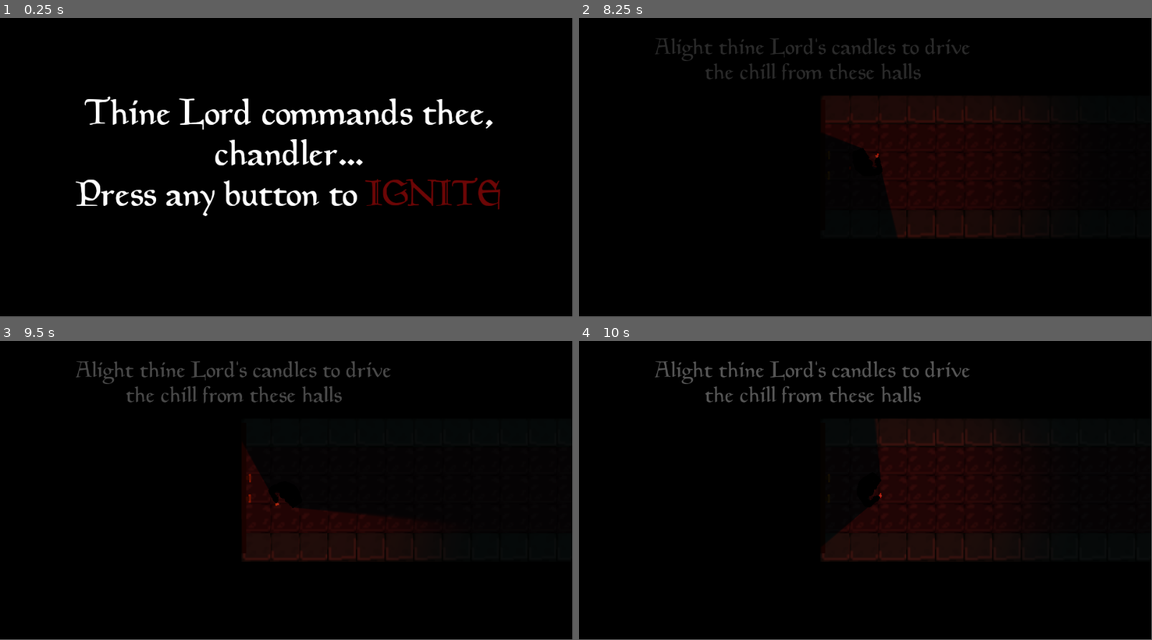
Above: before the commit, frames 1-4 (two rows, left to right).
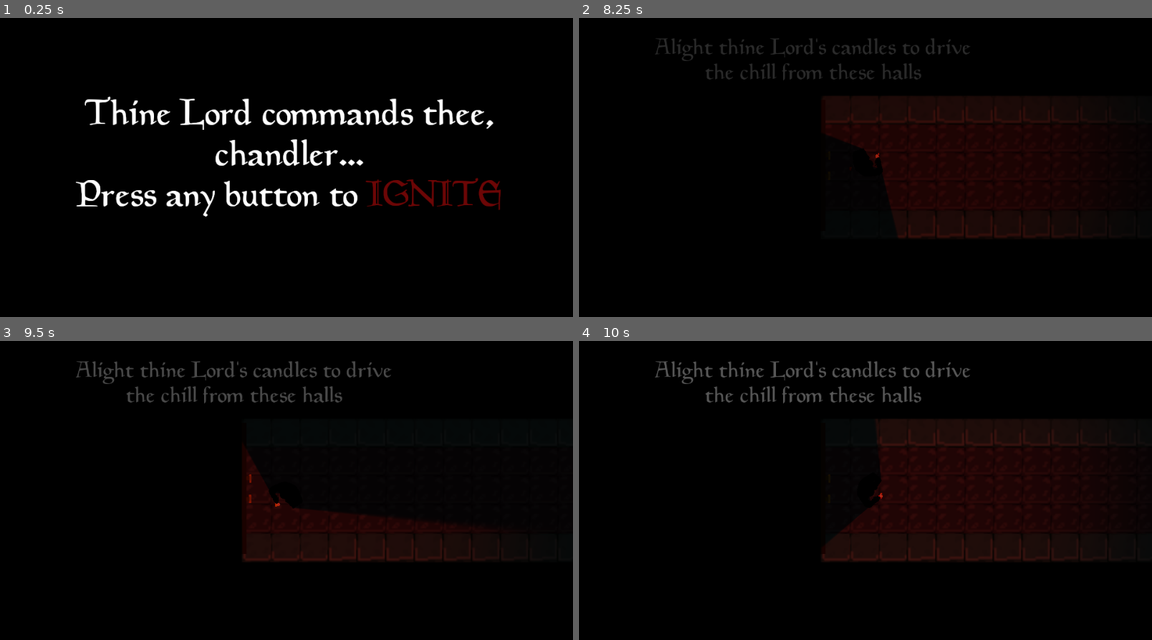
Above: after the commit, the same moments.

Repository: sammo4gun/TastyGameJam2
Game: Godot game, scene res://starting_menu.tscn
The game is run twice, just before and just after one commit, with the same random seed, the same clock (stepped at 60 frames per second) and the same inputs. Sound files missing from this copy of the repository are replaced by a short silence.
Inputs (mouse positions are in pixels of both pictures, inside the frame that each line leads up to):
- Up to frame 1 (0.25 s): no input
- Up to frame 2 (8.25 s): tap Enter at 0.5, 3.5, 5 s; move the mouse to (991, 152) at 0.52 s; move the mouse to (750, 182) at 1.27 s; move the mouse to (922, 101) at 2.02 s; tap Space at 2.75, 4.25, 5.75 s; move the mouse to (836, 227) at 2.77 s; move the mouse to (1037, 212) at 3.52 s; move the mouse to (693, 122) at 4.27 s; move the mouse to (894, 167) at 5.02 s; move the mouse to (779, 92) at 5.77 s; move the mouse to (991, 152) at 6.52 s; move the mouse to (750, 182) at 7.27 s; move the mouse to (922, 101) at 8.02 s
- Up to frame 3 (9.5 s): move the mouse to (257, 550) at 8.77 s
- Up to frame 4 (10 s): move the mouse to (1037, 535) at 9.52 s
The window is 799x416 before the commit and 800x417 after it. Grey fills any space a smaller window leaves; there, only what the larger window draws over its background counts as a difference.

The runs differ from the first frame. In frame 1, 2.7% of the frame differs, in the area x 13-88%, y 26-67%; in frame 2, less than 0.1%; in frame 3, 0.4%; in frame 4, 1.0%.

Commit message:
final push,with executable

Diff:
--- a/tastygamejam/game.tscn
+++ b/tastygamejam/game.tscn
@@ -753,7 +753,6 @@
 tile_set = SubResource("TileSet_i4e34")
 
 [node name="Blocked_Tutorial" type="TileMapLayer" parent="."]
-visible = false
 tile_map_data = PackedByteArray("AAAeAAAAAAAGAAsAAAAeAAEAAAAGAAsAAAAeAAIAAAAGAAsAAAAfAAAAAAAGAAsAAAAfAAEAAAAGAAsAAAAfAA …(4000 unchanged characters)…
 tile_set = SubResource("TileSet_i4e34")
 script = ExtResource("3_p80qm")
--- a/tastygamejam/player.tscn
+++ b/tastygamejam/player.tscn
@@ -64,7 +64,7 @@
 
 var current_match_brightness = 0
 var match_life : float = MAX_MATCH_LIFE
-var match_running_out = true
+var match_running_out = false
 var stability = 1
 var rng = RandomNumberGenerator.new()
 var is_lit = true
--- a/tastygamejam/project.godot
+++ b/tastygamejam/project.godot
@@ -14,6 +14,7 @@
 run/main_scene="res://starting_menu.tscn"
 config/features=PackedStringArray("4.3", "GL Compatibility")
 config/icon="res://icon.svg"
+config/windows_native_icon="res://icon.ico"
 
 [autoload]
 
@@ -23,6 +24,7 @@
 
 window/size/viewport_width=960
 window/size/viewport_height=500
+window/stretch/mode="viewport"
 
 [global_group]
 
Binary file added: tastygamejam/icon.ico
Not shown, added: Chandler.exe
Not shown, added: screenshots/Capture.PNG
Not shown, added: screenshots/Capture2.PNG
Not shown, added: screenshots/Capture3.PNG
Not shown, added: tastygamejam/chandler.pck
Not shown, added: tastygamejam/windows_export.pck
